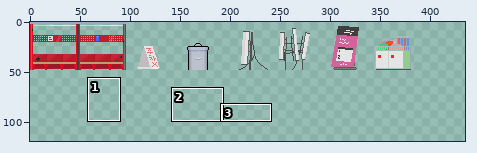
A sprite sheet gets an edit: Assets/Resources/GDP TileMap/Sprite_etc.png. The first picture is a wide view before the edit; the outline marks the close-up.
Close-up. First the earlier version:
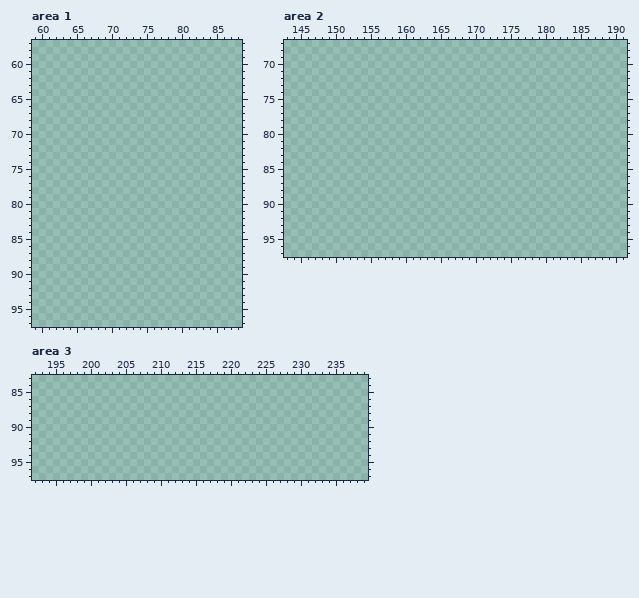
The file is 480x480 pixels. Colours within 5 levels of each other are drawn and written as one. Shown: area 1: x 59..88, y 57..97; area 2: x 143..191, y 67..97; area 3: x 192..239, y 83..97. The wide view leaves out empty margins. The commit also changed other parts of the picture, which this record leaves out.
And afterwards:
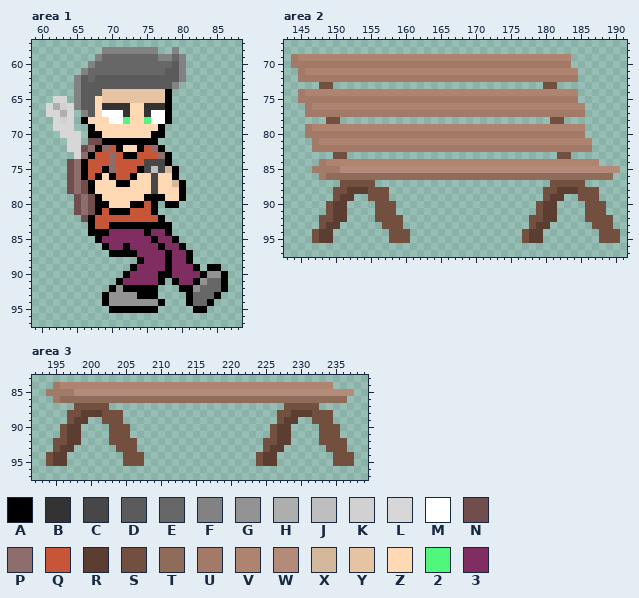
Palette (. is transparent): A #000000  B #333333  C #474747  D #5b5b5b  E #676767  F #828282  G #939393  H #aeaeae  J #bebebe  K #d1d1d1  L #d7d7d7  M #ffffff  N #714d4d  P #8e6d6d  Q #c75538  R #5b3e31  S #734f3f  T #8f6b5a  U #a37a67  V #ae8470  W #b48b78  X #d4b89b  Y #e6c3a2  Z #ffd9b4  2 #50f77c  3 #802d62
From old to new:
Changed rows in their new state; - is an unchanged pixel.
Area 1:
first column x 61:
58 --------FFFFFFFF--F-------
59 -------FEEEEEEEEFFEF------
60 ------FEEEEEEEEEEEDF------
61 -----FEEEEEEEEEEEDDF------
62 ----FDEDDDDDDDDDDDDF------
63 ----FDDDDDDDDDDDDDF-------
64 ----FDDDYYYYYYYYYA--------
65 -LL-FDDZYYYYYYYYYA--------
66 LHKLFDDZBBBBZZBBBA--------
67 LLHL-FDZMMMBZZBMMA--------
68 -LKL-AZZZMM2ZZ2MMA--------
69 -LLL--AZZZZZZZZZA---------
70 --LLL-AAZZZZZZZAA---------
71 ---LL-NNAAAAAAAA----------
72 ---LLNPAPQAZZAQPA---------
73 ----LPAQQPQAAQQQPA--------
74 ---NPAQQQPQQQQCCCA--------
75 ---NPAQQAPQQQACJCXA-------
76 ---NPAQAZAQQAZZCZZA-------
77 ---NPNAZZZAAZZZCZZXA------
78 ---NPNAZZZZZZZZCZZZA------
79 ----NPNAZZZZZZAAAZZA------
80 ----NPNAAZZZAAQA-AA-------
81 ----NPNAQAAAQQQA----------
82 -----NAQQQQQQQQQA---------
83 ------AQQAAAAAAAAA--------
84 ------AAA33333A33A--------
85 -------A3333333A33A-------
86 --------A33A3333A33A------
87 ---------AAAA3333A33A-----
88 -------------A333A33A-----
89 ------------A3333A333A-AA-
90 -----------A3333AA3333AGGA
91 ----------A33333A-A33AGEEA
92 ---------AGAAAAA---AAGEEEA
93 --------AGGGGAAA----AEEEA-
94 --------AGGGGGGGA---AEEA--
95 ---------AAAAAAA-----AA---
Area 2:
first column x 144:
69 UVVVVVVVVVVVVVVVVVVVVVVVVVVVVVVVVVVVVVVV-------
70 UUUUUUUUUUUUUUUUUUUUUUUUUUUUUUUUUUUUUUUU-------
71 -UVVVVVVVVVVVVVVVVVVVVVVVVVVVVVVVVVVVVVVV------
72 -UUUUUUUUUUUUUUUUUUUUUUUUUUUUUUUUUUUUUUUU------
73 ----SS------------------------------SS---------
74 -UVVVVVVVVVVVVVVVVVVVVVVVVVVVVVVVVVVVVVVV------
75 -UUUUUUUUUUUUUUUUUUUUUUUUUUUUUUUUUUUUUUUU------
76 --UVVVVVVVVVVVVVVVVVVVVVVVVVVVVVVVVVVVVVVV-----
77 --UUUUUUUUUUUUUUUUUUUUUUUUUUUUUUUUUUUUUUUU-----
78 -----SS------------------------------SS--------
79 --UVVVVVVVVVVVVVVVVVVVVVVVVVVVVVVVVVVVVVVV-----
80 --UUUUUUUUUUUUUUUUUUUUUUUUUUUUUUUUUUUUUUUU-----
81 ---UVVVVVVVVVVVVVVVVVVVVVVVVVVVVVVVVVVVVVVV----
82 ---UUUUUUUUUUUUUUUUUUUUUUUUUUUUUUUUUUUUUUUU----
83 ------SS------------------------------SS-------
84 ----UVVVVVVVVVVVVVVVVVVVVVVVVVVVVVVVVVVVVVVV---
85 ---UUUUWWWWWWWWWWWWWWWWWWWWWWWWWWWWWWWWWWWWWWWW
86 ----UTTTTTTTTTTTTTTTTTTTTTTTTTTTTTTTTTTTTTTTTT-
87 -------SSSSS-------------------------SSSSS-----
88 ------SSRRRSSS----------------------SSRRRSSS---
89 ------SRR--SSS----------------------SRR--SSS---
90 -----SRR----SSS--------------------SRR----SSS--
91 -----SRR----SSS--------------------SRR----SSS--
92 ----SSRR----SSSS------------------SSRR----SSSS-
93 ----SRR------SSS------------------SRR------SSS-
94 ---SRR--------SSS----------------SRR--------SSS
95 ---SRR--------SSS----------------SRR--------SSS
Area 3:
first column x 194:
84 -UVVVVVVVVVVVVVVVVVVVVVVVVVVVVVVVVVVVVVVV---
85 UUUUWWWWWWWWWWWWWWWWWWWWWWWWWWWWWWWWWWWWWWWW
86 -UTTTTTTTTTTTTTTTTTTTTTTTTTTTTTTTTTTTTTTTTT-
87 ----SSSSS-------------------------SSSSS-----
88 ---SSRRRSSS----------------------SSRRRSSS---
89 ---SRR--SSS----------------------SRR--SSS---
90 --SRR----SSS--------------------SRR----SSS--
91 --SRR----SSS--------------------SRR----SSS--
92 -SSRR----SSSS------------------SSRR----SSSS-
93 -SRR------SSS------------------SRR------SSS-
94 SRR--------SSS----------------SRR--------SSS
95 SRR--------SSS----------------SRR--------SSS
Pixel boxes of the changes (left, top, right, bottom) in both close-ups:
added: (46, 47, 228, 313)
added: (291, 54, 620, 243)
added: (46, 382, 354, 466)
